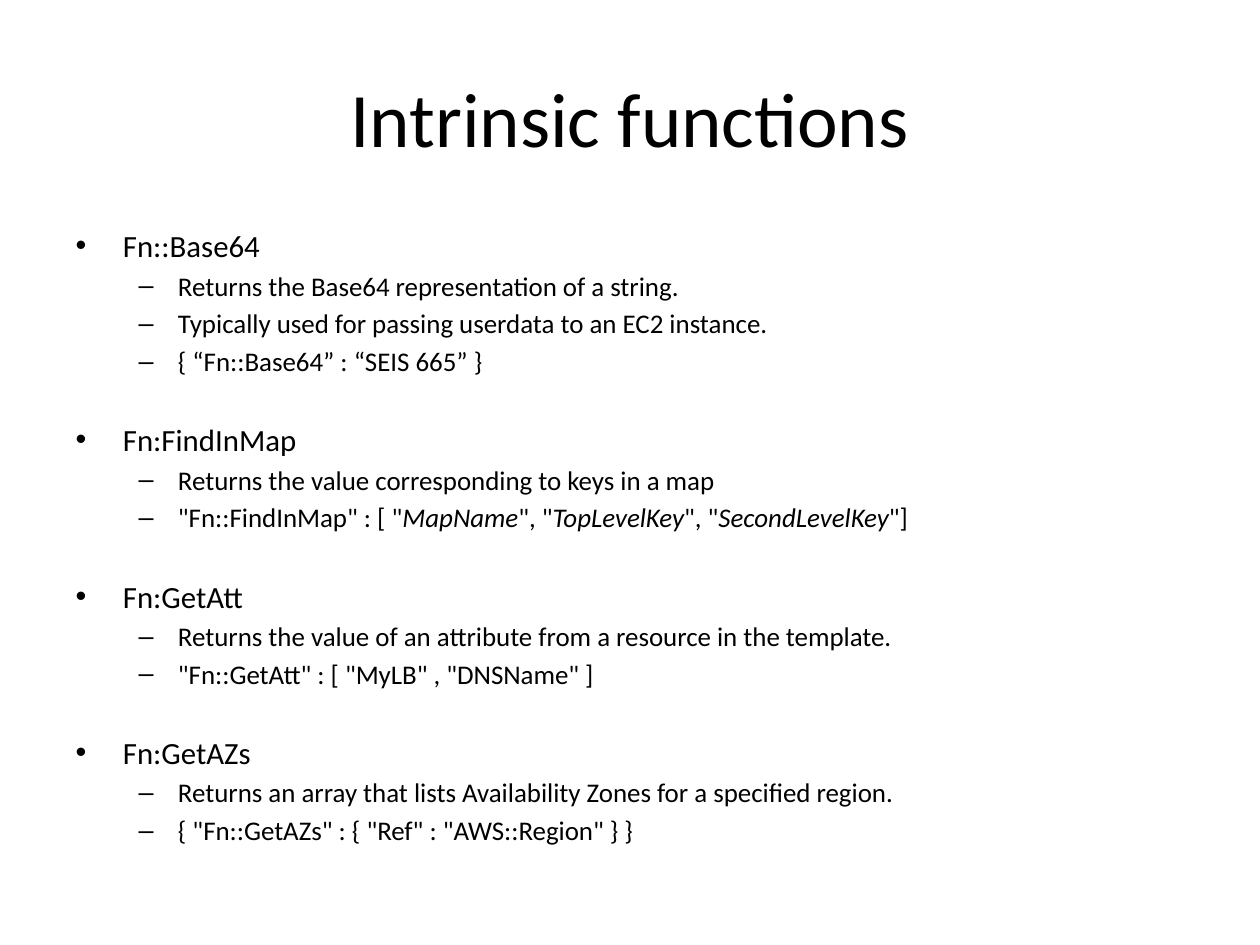
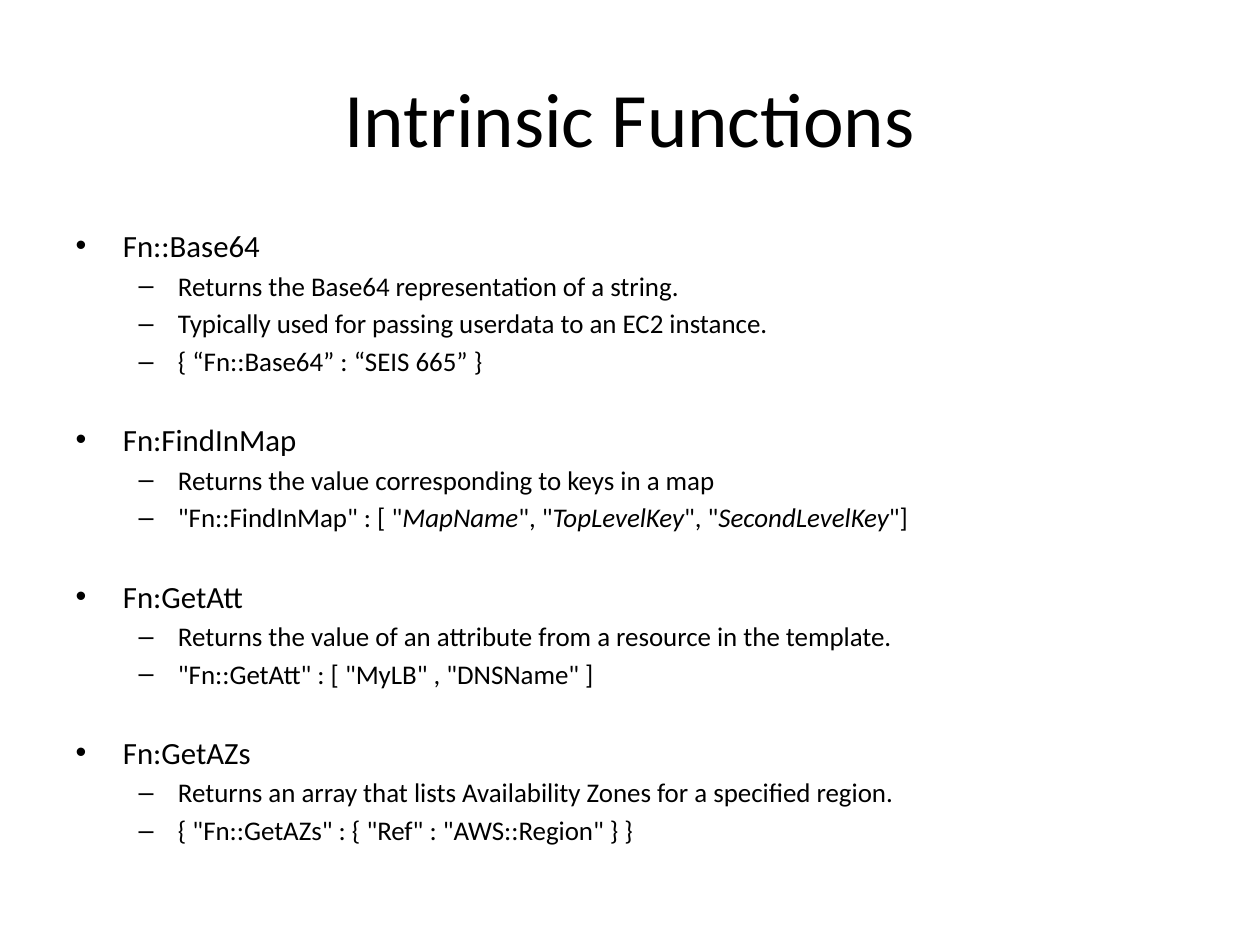
Before and after one commit to jasondbaker/infrastructure-class, a slide deck: slide 10 of infrastructure-week-9.pptx. Drawn at 1260x945 pixels with LibreOffice and Linux fonts; fonts in the diff are those of the drawing. Boxes give left, top, right and bottom in pixels: in the first picture for what was removed or moved away, otherwise in the second. Text is boxed around its words. In the diff, an @@ line names an element or a change of style, - is before the commit and + after.

```diff
--- a/infrastructure-week-9.pptx
+++ b/infrastructure-week-9.pptx
@@ title at <box>344,93,915,148</box>: text changed @@
-Intrinsic functions
+Intrinsic Functions
```
Also in this commit, not shown: 3 other slides changed, 2 slides added, 2 other files.
